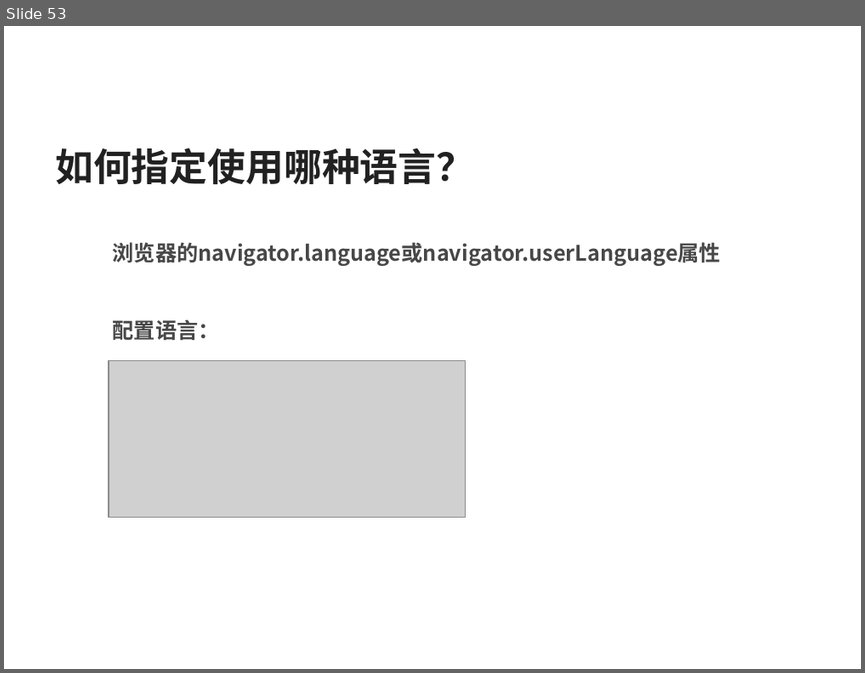
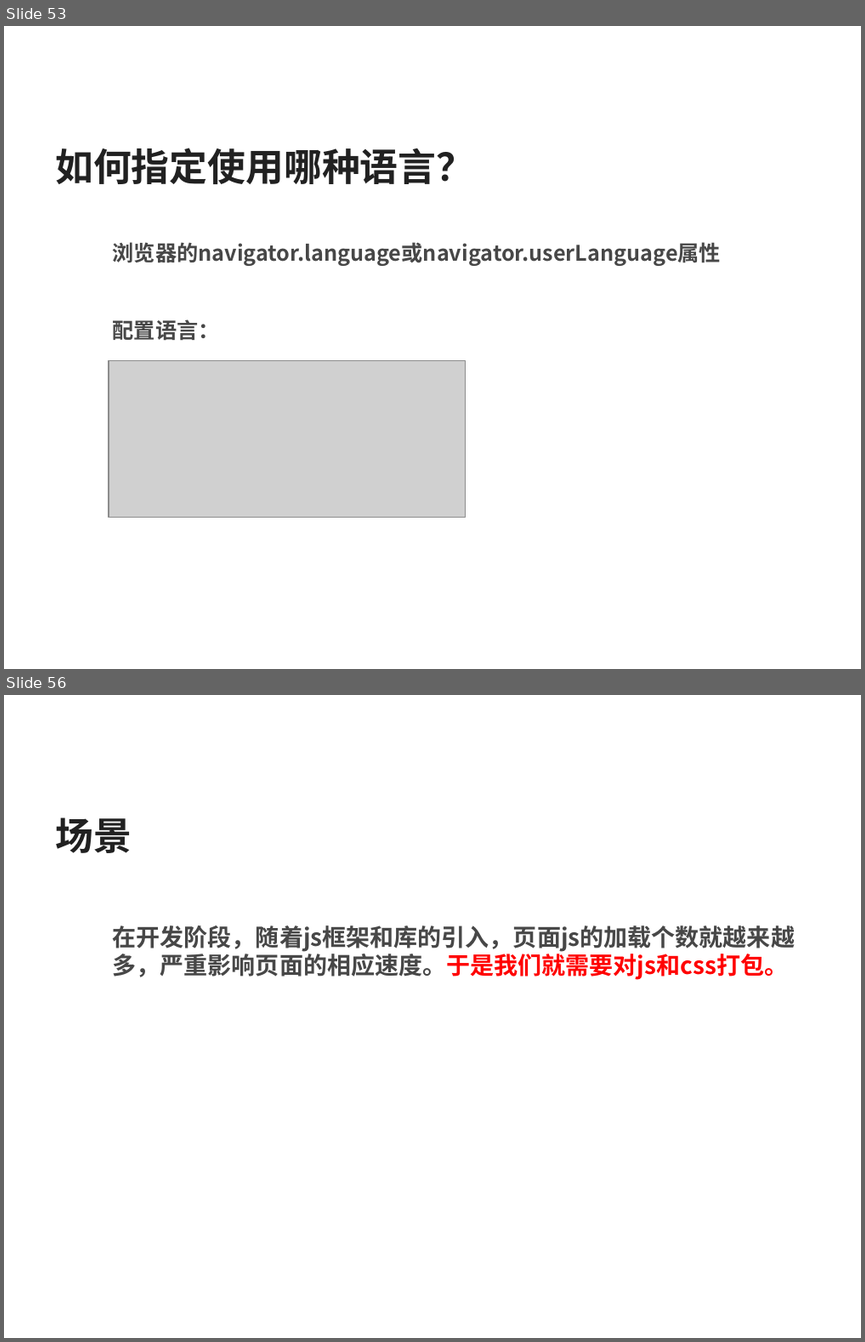
Before and after one commit to silvajs/lecturer, a slide deck: requirejs/doc/requirejs.pptx. Shown one above the other, each under a label of ours: slide 53 before the commit, slides 53 and 56 after it; the slides between them are not shown. The pictures are 865x673 and 865x1342 pixels, drawn with LibreOffice and Linux fonts; fonts in the diff are those of the drawing; grey boxes stand for pictures. Boxes give left, top, right and bottom in pixels: in the first picture for what was removed or moved away, otherwise in the second. Text is boxed around its words. In the diff, an @@ line names an element or a change of style, - is before the commit and + after.

Commit message:
打包基本使用

```diff
--- a/requirejs/doc/requirejs.pptx
+++ b/requirejs/doc/requirejs.pptx
@@ slide 56 added at bbox=[4, 695, 861, 1338], background #FFFFFF @@
@@ text added at bbox=[55, 817, 132, 853], 32 pt, text #212121, bold @@
+场景
@@ text added at bbox=[113, 925, 794, 980], 20 pt, text #474747, bold @@
+  在开发阶段，随着js框架和库的引入，页面js的加载个数就越来越
+  多，严重影响页面的相应速度。于是我们就需要对js和css打包。
```
Also in this commit, not shown: 6 other slides added, 7 other files.
